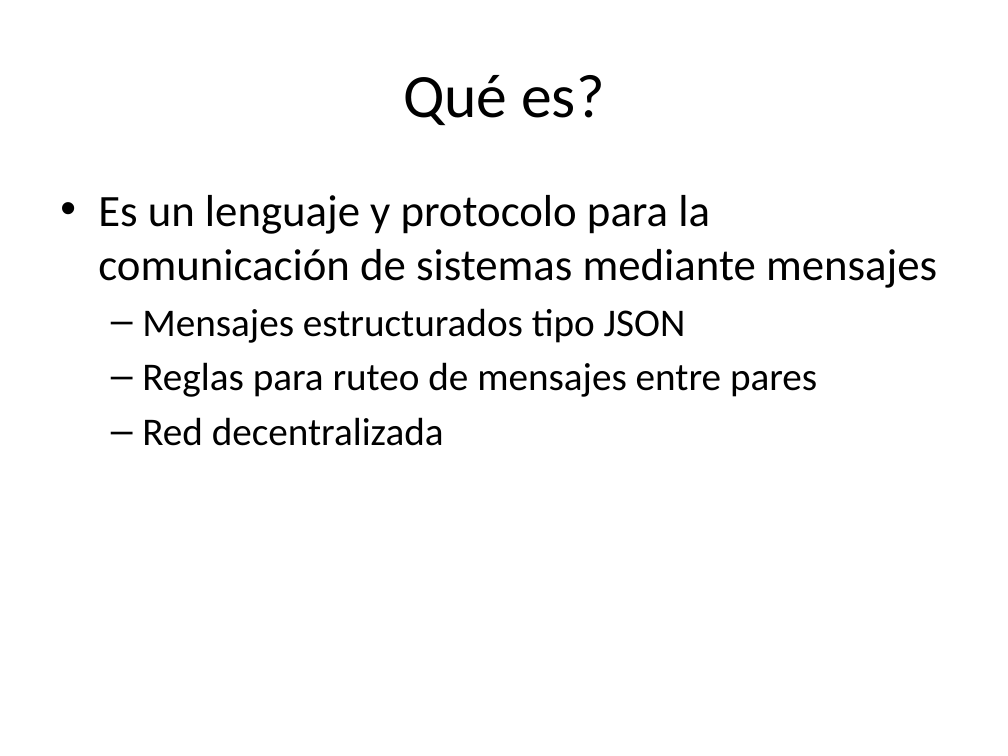
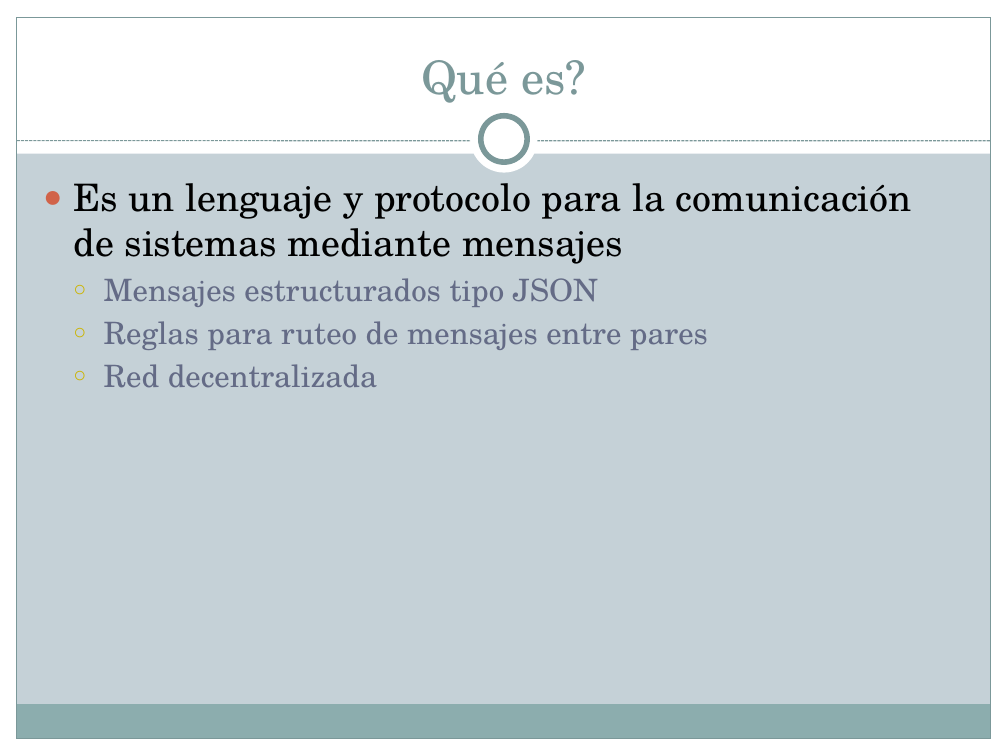
Before and after one commit to kfgodel/vortex, a slide deck: slide 2 of Documentacion/Publicable/Borradores/Intro a Vortex.pptx. Drawn at 1008x756 pixels with LibreOffice and Linux fonts; fonts in the diff are those of the drawing. Boxes give left, top, right and bottom in pixels: in the first picture for what was removed or moved away, otherwise in the second. Text is boxed around its words. In the diff, an @@ line names an element or a change of style, - is before the commit and + after.

```diff
--- a/Documentacion/Publicable/Borradores/Intro a Vortex.pptx
+++ b/Documentacion/Publicable/Borradores/Intro a Vortex.pptx
@@ background #FFFFFF to #C5D1D7 @@
@@ rectangle added at (x1=0, y1=0, x2=1008, y2=153), fill #FFFFFF @@
@@ rectangle added at (x1=0, y1=0, x2=17, y2=756), fill #FFFFFF @@
@@ rectangle added at (x1=17, y1=17, x2=991, y2=739), outline #7C999A 0.75 pt @@
@@ title "Qué es?" moved from (x1=403, y1=75, x2=604, y2=125) to (x1=421, y1=60, x2=586, y2=103) @@
@@ title "Qué es?" at (x1=421, y1=60, x2=586, y2=103): size 44 to 33 pt, font Calibri to TeX Gyre Schola, text colour #000000 to #7C999A; vertical alignment middle to bottom @@
@@ rectangle added at (x1=991, y1=0, x2=1008, y2=756), fill #FFFFFF @@
@@ ellipse added at (x1=471, y1=106, x2=538, y2=173), fill #FFFFFF @@
@@ ellipse added at (x1=481, y1=116, x2=527, y2=162), fill #FFFFFF, outline #7C999A 4 pt @@
@@ line added from (17, 141) to (991, 141), #7C999A 0.75 pt dashed @@
@@ text "Es un lenguaje y protocolo ..." moved from (x1=98, y1=195, x2=937, y2=446) to (x1=73, y1=183, x2=912, y2=388) @@
@@ text "Es un lenguaje y protocolo ..." at (x1=73, y1=183, x2=912, y2=388): size 32 to 27 pt in "Es un lenguaje y protocolo para la ..."; font Calibri to TeX Gyre Schola; size 28 to 22 pt, text colour #000000 to #646B86 in "Mensajes estructurados tipo JSON", "Reglas para ruteo de mensajes entre pares", "Red decentralizada"; bullet • to ●; less space between paragraphs; bullet – to ○ @@
@@ rectangle added at (x1=16, y1=705, x2=990, y2=739), fill #8CADAE @@
@@ rectangle added at (x1=0, y1=739, x2=1008, y2=756), fill #FFFFFF @@
```
Also in this commit, not shown: 18 other slides changed, 1 slide added, 2 other files.
